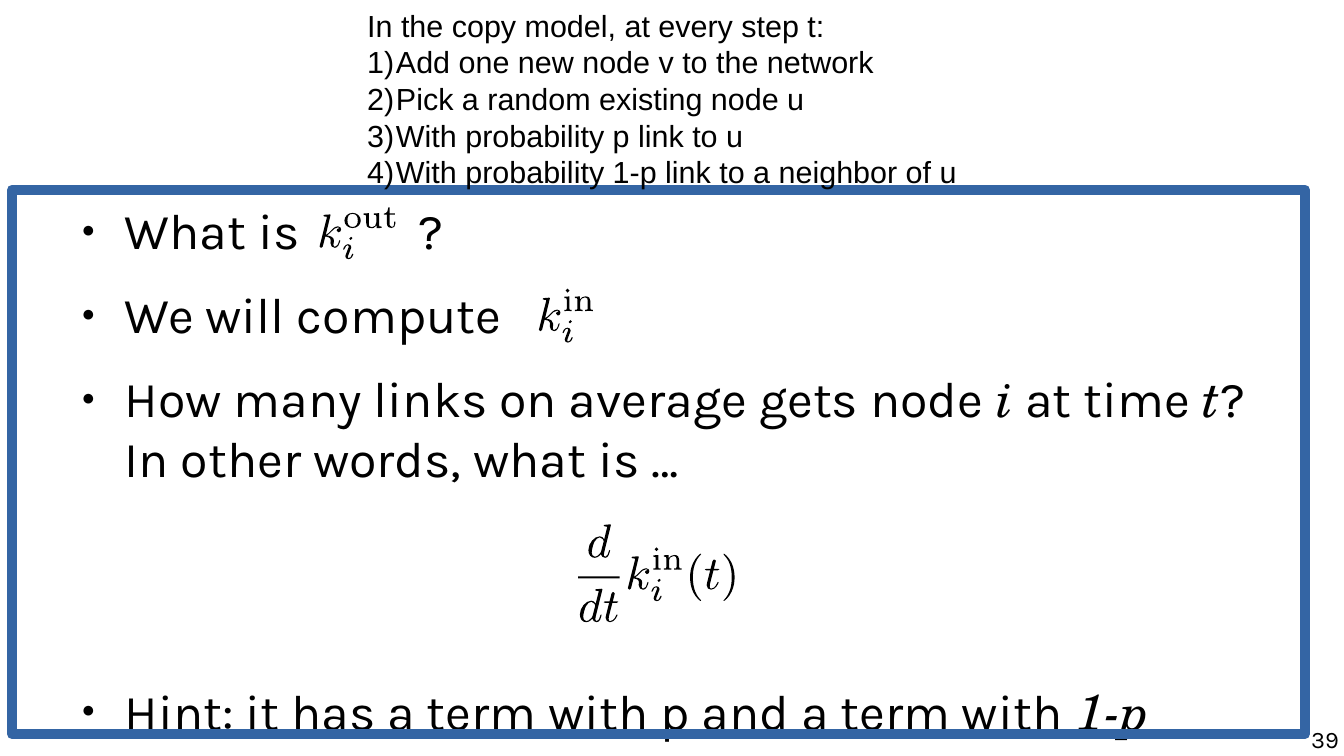
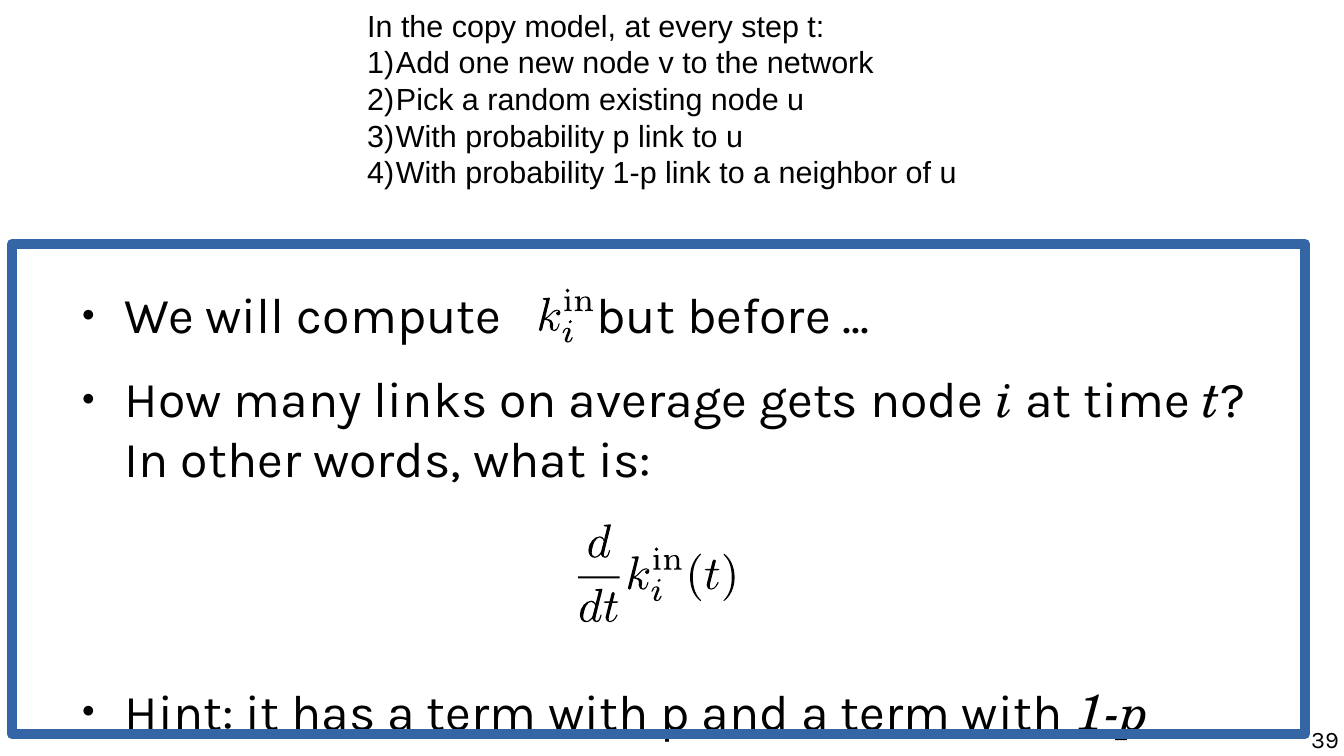
Before and after one commit to chatox/networks-science-course, a slide deck: slide 39 of theory/tt05_preferential_attachment.odp. Drawn at 1344x756 pixels with LibreOffice and Linux fonts; fonts in the diff are those of the drawing. Boxes give left, top, right and bottom in pixels: in the first picture for what was removed or moved away, otherwise in the second. Text is boxed around its words. In the diff, an @@ line names an element or a change of style, - is before the commit and + after.

```diff
--- a/theory/tt05_preferential_attachment.odp
+++ b/theory/tt05_preferential_attachment.odp
@@ group removed at [320,207,395,259]: 5 freeform shapes @@
@@ rectangle: place and size @@
-rectangle at [12,190,1305,735]
+rectangle at [12,244,1305,734]
@@ text at [125,298,1245,483]: text changed @@
-● What is ?
-● We will compute
-● How many links on average gets node i at time t? In other words, what is …
+● We will compute but before ...
+● How many links on average gets node i at time t? In other words, what is:
```
Also in this commit, not shown: 15 other slides changed, 2 other files.
